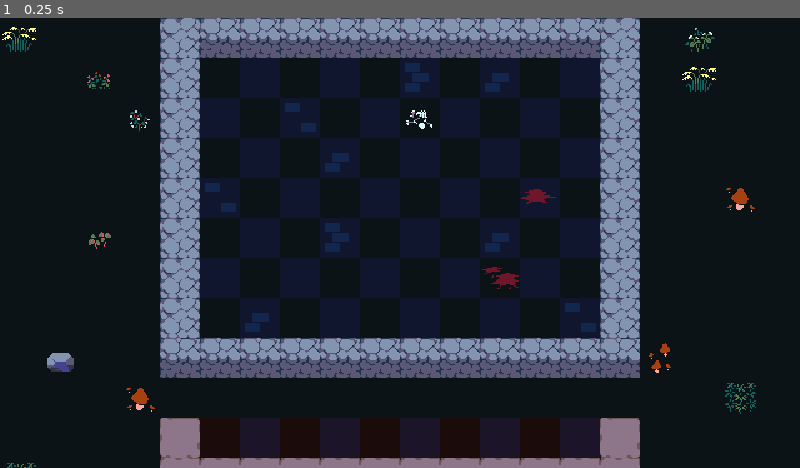
Above: before the commit, frame 1.
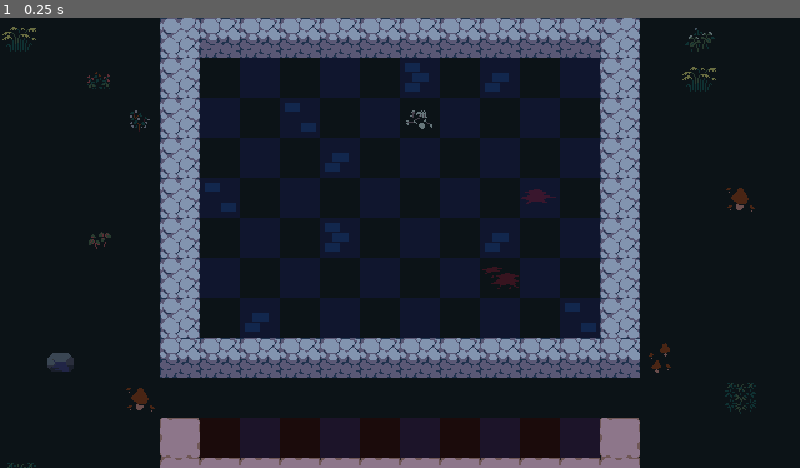
Above: after the commit, the same moment.

Repository: kaezrr/runes-and-ranks
Game: Godot game, scene res://scenes/arena/arena.tscn
The game is run twice, just before and just after one commit, with the same random seed, the same clock (stepped at 60 frames per second) and the same inputs. Before the commit the project starts from res://scenes/arena.tscn.
Inputs:
- Up to frame 1 (0.25 s): no input

The runs differ from the first frame. In frame 1, 0.9% of the frame differs, in the area x 0-95%, y 2-100%.

Commit message:
Add unit placeholder and drag-and-drop component

Diff:
--- /dev/null
+++ b/components/drag_and_drop.gd
@@ -0,0 +1,59 @@
+class_name DragAndDrop
+extends Node
+
+signal drag_canceled(starting_position: Vector2)
+signal drag_started
+signal dropped(starting_position: Vector2)
+
+@export var enabled: bool = true
+@export var target: Area2D
+
+var starting_position: Vector2
+var offset := Vector2.ZERO
+var dragging := false
+
+func _ready() -> void:
+	assert(target, "No target set for DragAndDrop Component!")
+	target.input_event.connect(_on_target_input_event.unbind(1))
+
+func _process(_delta: float) -> void:
+	if dragging and target:
+		target.global_position = target.get_global_mouse_position() + offset
+
+
+func _end_dragging() -> void:
+	dragging = false
+	target.remove_from_group("dragging")
+	target.z_index = 0
+
+func _cancel_dragging() -> void:
+	_end_dragging()
+	drag_canceled.emit(starting_position)
+
+func _start_dragging() -> void:
+	dragging = true
+	starting_position = target.global_position
+	target.add_to_group("dragging")
+	target.z_index = 99
+	offset = target.global_position - target.get_global_mouse_position()
+	drag_started.emit()
+
+func _drop() -> void:
+	_end_dragging()
+	dropped.emit(starting_position)
+
+func _on_target_input_event(_viewport: Node, event: InputEvent) -> void:
+	if not enabled:
+		return
+
+	var dragging_object := get_tree().get_first_node_in_group("dragging")
+
+	if not dragging and dragging_object:
+		return
+
+	if dragging and event.is_action_pressed("cancel_drag"):
+		_cancel_dragging()
+	elif not dragging and event.is_action_pressed("select"):
+		_start_dragging()
+	elif dragging and event.is_action_released("select"):
+		_drop()
--- /dev/null
+++ b/data/units/bjorn.tres
@@ -0,0 +1,9 @@
+[gd_resource type="Resource" script_class="UnitStats" format=3 uid="uid://dy8fux5ugxs8c"]
+
+[ext_resource type="Script" uid="uid://ibhkeatocpnu" path="res://data/units/unit_stats.gd" id="1_d6p4t"]
+
+[resource]
+script = ExtResource("1_d6p4t")
+name = "Bjorn"
+skin_coordinates = Vector2i(1, 3)
+metadata/_custom_type_script = "uid://ibhkeatocpnu"
--- /dev/null
+++ b/data/units/unit_stats.gd
@@ -0,0 +1,23 @@
+class_name UnitStats
+extends Resource
+
+enum Rarity {COMMON, UNCOMMON, RARE, LEGENDARY}
+
+const RARITY_COLORS := {
+	Rarity.COMMON: Color("124a2e"),
+	Rarity.UNCOMMON: Color("1c527c"),
+	Rarity.RARE: Color("ab0979"),
+	Rarity.LEGENDARY: Color("ea940b"),
+}
+
+@export var name: String
+
+@export_category("Data")
+@export var rarity: Rarity
+@export var gold_cost := 1
+
+@export_category("Visuals")
+@export var skin_coordinates: Vector2i
+
+func _to_string() -> String:
+	return name
--- a/project.godot
+++ b/project.godot
@@ -28,6 +28,19 @@
 window/stretch/mode="viewport"
 window/stretch/scale_mode="integer"
 
+[input]
+
+select={
+"deadzone": 0.2,
+"events": [Object(InputEventMouseButton,"resource_local_to_scene":false,"resource_name":"","device":-1,"window_id":0,"alt_pressed":false,"shift_pressed":false,"ctrl_pressed":false,"meta_pressed":false,"button_mask":1,"position":Vector2(82, 16),"global_position":Vector2(91, 64),"factor":1.0,"button_index":1,"canceled":false,"pressed":true,"double_click":false,"script":null)
+]
+}
+cancel_drag={
+"deadzone": 0.2,
+"events": [Object(InputEventMouseButton,"resource_local_to_scene":false,"resource_name":"","device":-1,"window_id":0,"alt_pressed":false,"shift_pressed":false,"ctrl_pressed":false,"meta_pressed":false,"button_mask":2,"position":Vector2(108, 9),"global_position":Vector2(117, 57),"factor":1.0,"button_index":2,"canceled":false,"pressed":true,"double_click":false,"script":null)
+]
+}
+
 [rendering]
 
 textures/canvas_textures/default_texture_filter=0
--- /dev/null
+++ b/scenes/arena/arena.gd
@@ -0,0 +1,6 @@
+class_name Arena
+extends Node2D
+
+const CELL_SIZE := Vector2(32, 32)
+const HALF_CELL_SIZE = Vector2(16, 16)
+const QUARTER_CELL_SIZE = Vector2(8, 8)
--- a/scenes/arena.tscn
+++ b/scenes/arena/arena.tscn
@@ -1,6 +1,7 @@
 [gd_scene format=4 uid="uid://c12ns4usi4lin"]
 
-[ext_resource type="TileSet" uid="uid://datj6xr4ljj4w" path="res://scenes/tileset.tres" id="1_e05a3"]
+[ext_resource type="TileSet" uid="uid://datj6xr4ljj4w" path="res://scenes/arena/tileset.tres" id="1_e05a3"]
+[ext_resource type="Script" uid="uid://crcui2h3duuoa" path="res://scenes/arena/arena.gd" id="1_olpmc"]
 [ext_resource type="Texture2D" uid="uid://mbxv0ayrsu3d" path="res://assets/sprites/star_particle.png" id="2_wl4x5"]
 
 [sub_resource type="Curve" id="Curve_olpmc"]
@@ -27,6 +28,7 @@
 color = Color(1, 1, 1, 0.49411765)
 
 [node name="Arena" type="Node2D" unique_id=1291319875]
+script = ExtResource("1_olpmc")
 metadata/_edit_lock_ = true
 
 [node name="Visuals" type="Node2D" parent="." unique_id=1789650062]
@@ -38,6 +40,7 @@
 tile_set = ExtResource("1_e05a3")
 
 [node name="Props" type="TileMapLayer" parent="Visuals" unique_id=1981742813]
+modulate = Color(1, 1, 1, 0.39215687)
 tile_map_data = PackedByteArray("AAAAAAAAAAAGABMAAAABAAgAAAAAABIAAAACAAEAAAALABMAAAACAAUAAAANABMAAAADAAIAAAAOABMAAAADAAkAAAABABQAAAAQAAgAAAAAABQAAAARAAAAAAAAABMAAAARAAEAAAAGABMAAAASAAQAAAABABQAAAASAAkAAAADABMAAAAAAAsAAAADABMAAAA=")
 tile_set = ExtResource("1_e05a3")
 
@@ -61,6 +64,7 @@
 metadata/_edit_group_ = true
 
 [node name="Decor" type="TileMapLayer" parent="GameArea" unique_id=455302439]
+modulate = Color(1, 1, 1, 0.43137255)
 tile_map_data = PackedByteArray("AAAHAAUAAAAAABYAAAAIAAMAAAABABYAAAAFAAEAAAABABUAAAA=")
 tile_set = ExtResource("1_e05a3")
 
@@ -75,5 +79,4 @@
 metadata/_edit_group_ = true
 
 [node name="Highlight" type="TileMapLayer" parent="Bench" unique_id=790784231]
-position = Vector2(160, 32)
 tile_set = ExtResource("1_e05a3")
--- /dev/null
+++ b/scenes/unit/unit.gd
@@ -0,0 +1,20 @@
+@tool
+class_name Unit
+extends Area2D
+
+@export var stats: UnitStats : set = set_stats
+
+@onready var skin: Sprite2D = $Skin
+@onready var health_bar: ProgressBar = $HealthBar
+@onready var mana_bar: ProgressBar = $ManaBar
+
+func set_stats(value: UnitStats) -> void:
+	stats = value
+
+	if value == null:
+		return
+
+	if not is_node_ready():
+		await ready
+
+	skin.region_rect.position = Vector2(stats.skin_coordinates) * Arena.CELL_SIZE
--- /dev/null
+++ b/scenes/unit/unit.tscn
@@ -0,0 +1,67 @@
+[gd_scene format=3 uid="uid://f75omd0gduxn"]
+
+[ext_resource type="Texture2D" uid="uid://cx1ivjobggp8n" path="res://assets/sprites/rogues.png" id="1_fmv3f"]
+[ext_resource type="Script" uid="uid://bv322fihr1k6g" path="res://scenes/unit/unit.gd" id="1_fvc8g"]
+[ext_resource type="Resource" uid="uid://dy8fux5ugxs8c" path="res://data/units/bjorn.tres" id="2_vh40f"]
+[ext_resource type="Script" uid="uid://dfmvnokes7tbi" path="res://components/drag_and_drop.gd" id="4_bhlit"]
+
+[sub_resource type="RectangleShape2D" id="RectangleShape2D_fmv3f"]
+size = Vector2(36, 36)
+
+[sub_resource type="StyleBoxFlat" id="StyleBoxFlat_fmv3f"]
+bg_color = Color(0.23137255, 0.11372549, 0.09803922, 1)
+
+[sub_resource type="StyleBoxFlat" id="StyleBoxFlat_fvc8g"]
+bg_color = Color(0, 0.73333335, 0.3137255, 1)
+border_width_left = 1
+border_width_top = 1
+border_width_right = 1
+border_width_bottom = 1
+border_color = Color(0.23137255, 0.11372549, 0.09803922, 1)
+
+[sub_resource type="StyleBoxFlat" id="StyleBoxFlat_vh40f"]
+bg_color = Color(0.23137255, 0.11372549, 0.09803922, 1)
+
+[sub_resource type="StyleBoxFlat" id="StyleBoxFlat_bhlit"]
+bg_color = Color(0, 0.654902, 0.9372549, 1)
+border_width_left = 1
+border_width_top = 1
+border_width_right = 1
+border_width_bottom = 1
+border_color = Color(0.23137255, 0.11372549, 0.09803922, 1)
+
+[node name="Unit" type="Area2D" unique_id=347148219]
+script = ExtResource("1_fvc8g")
+stats = ExtResource("2_vh40f")
+
+[node name="Skin" type="Sprite2D" parent="." unique_id=1245200774]
+position = Vector2(16, 8)
+texture = ExtResource("1_fmv3f")
+region_enabled = true
+region_rect = Rect2(32, 96, 32, 32)
+
+[node name="CollisionShape2D" type="CollisionShape2D" parent="." unique_id=1501529597]
+position = Vector2(16, 8)
+shape = SubResource("RectangleShape2D_fmv3f")
+
+[node name="HealthBar" type="ProgressBar" parent="." unique_id=2032444692]
+offset_left = 1.0
+offset_top = -20.0
+offset_right = 31.0
+offset_bottom = -14.0
+theme_override_styles/background = SubResource("StyleBoxFlat_fmv3f")
+theme_override_styles/fill = SubResource("StyleBoxFlat_fvc8g")
+show_percentage = false
+
+[node name="ManaBar" type="ProgressBar" parent="." unique_id=1479691727]
+offset_left = 1.0
+offset_top = -15.0
+offset_right = 31.0
+offset_bottom = -11.0
+theme_override_styles/background = SubResource("StyleBoxFlat_vh40f")
+theme_override_styles/fill = SubResource("StyleBoxFlat_bhlit")
+show_percentage = false
+
+[node name="DragAndDrop" type="Node" parent="." unique_id=1150624599 node_paths=PackedStringArray("target")]
+script = ExtResource("4_bhlit")
+target = NodePath("..")
Not shown, added: components/drag_and_drop.gd.uid
Not shown, added: data/units/unit_stats.gd.uid
Not shown, added: scenes/arena/arena.gd.uid
Renamed: scenes/tileset.tres -> scenes/arena/tileset.tres
Not shown, added: scenes/unit/unit.gd.uid
